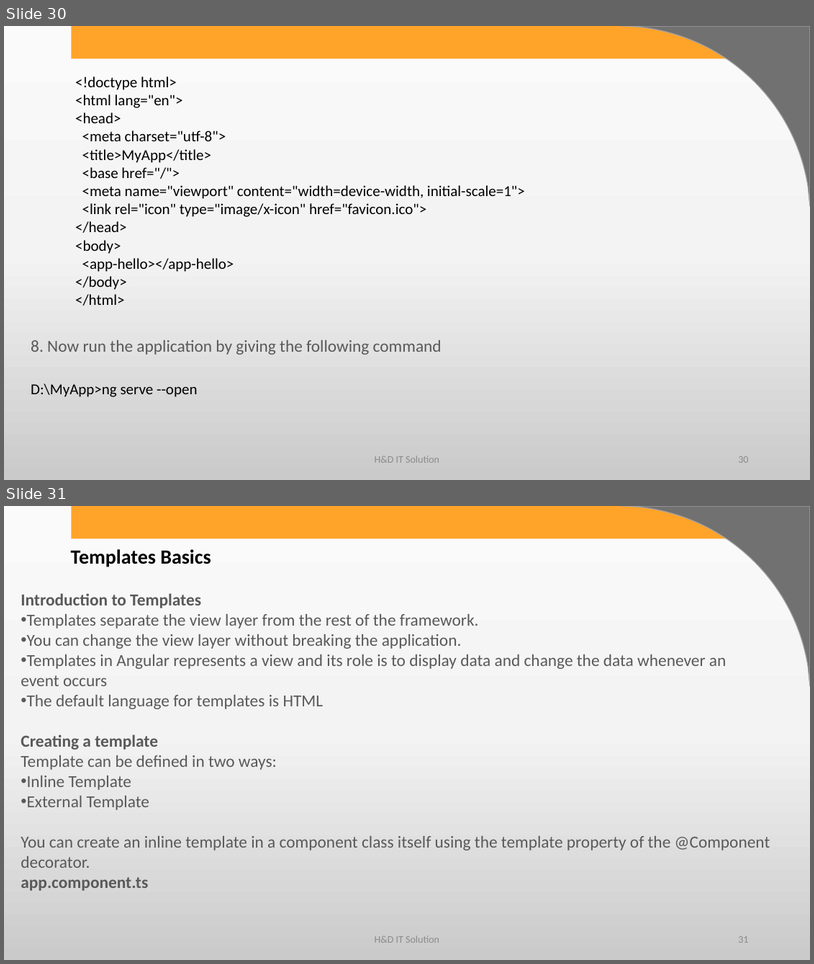
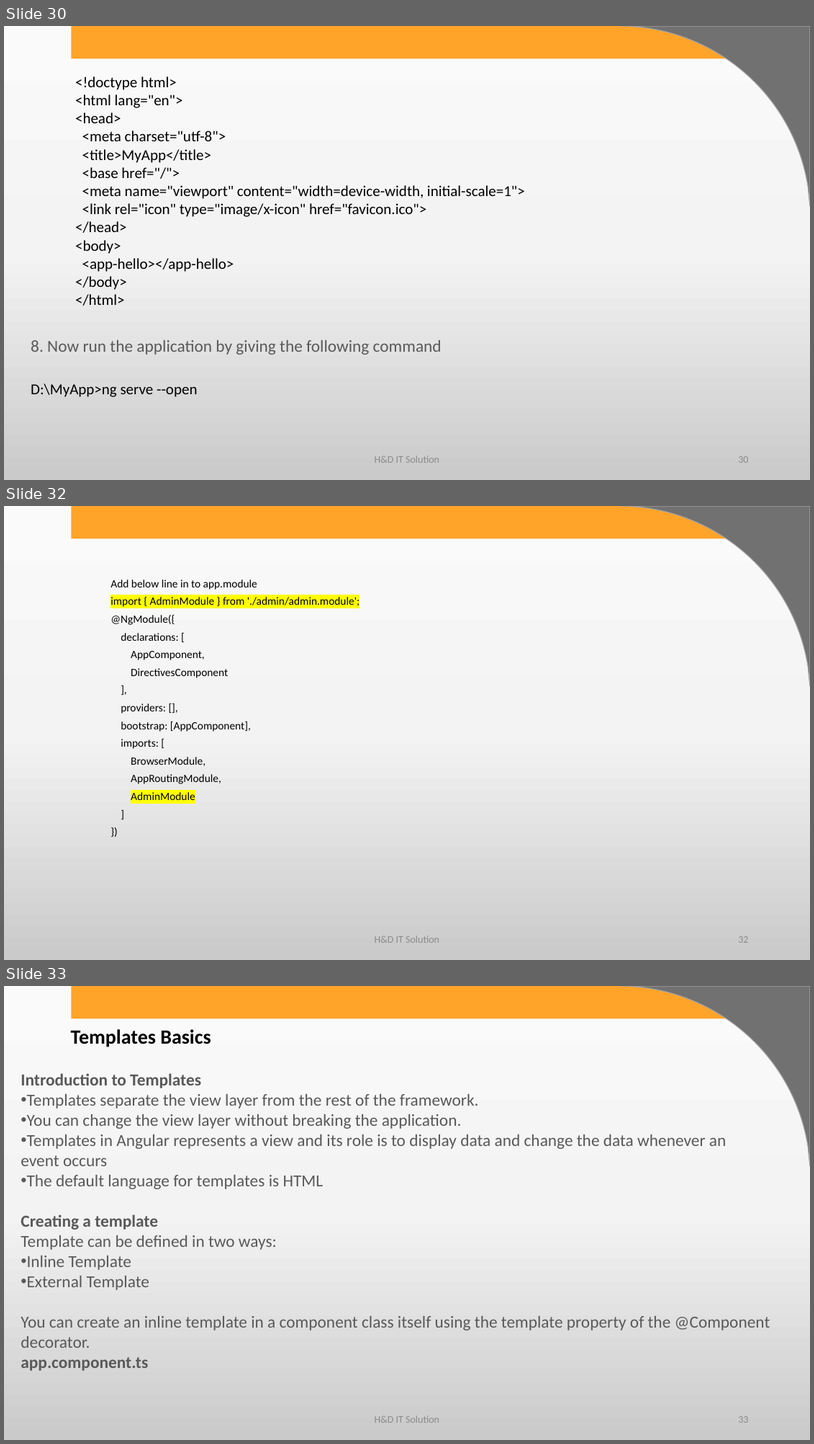
Before and after one commit to harshadasawant/infiniteAngular, a slide deck: ppt/ANGULAR.pptx. Shown one above the other, each under a label of ours: slides 30 and 31 before the commit, slides 30, 32 and 33 after it; the slides between them are not shown. The pictures are 814x964 and 814x1444 pixels, drawn with LibreOffice and Linux fonts; fonts in the diff are those of the drawing; background and template pictures are left out. Boxes give left, top, right and bottom in pixels: in the first picture for what was removed or moved away, otherwise in the second. Text is boxed around its words. In the diff, an @@ line names an element or a change of style, - is before the commit and + after.

Commit message:
added module and component ng g c comp_name

```diff
--- a/ppt/ANGULAR.pptx
+++ b/ppt/ANGULAR.pptx
@@ slide 32 added at (4,506,810,960), background gradient #FBFBFB to #F4F4F4 to #CBCBCB; not listed: 2 template elements that a slide beside it also shows @@
@@ subtitle added at (111,579,360,800), 13.2 pt, text #000000 @@
+Add below line in to app.module
+import { AdminModule } from './admin/admin.module';
+@NgModule({
+declarations: [
+AppComponent,
+DirectivesComponent
+],
+providers: [],
+bootstrap: [AppComponent],
+imports: [
+BrowserModule,
+AppRoutingModule,
+AdminModule
+]
+})
@@ text added at (375,935,440,942), 12 pt, text #8C8C8C @@
+H&D IT Solution
@@ page number added at (738,936,748,942), 12 pt, text #8C8C8C @@
+32
@@ what was slide 31 is now slide 33 @@
@@ page number at (738,1416,748,1422): text changed @@
-31
+33
```
Also in this commit, not shown: 8 other slides added, 12 other files.
